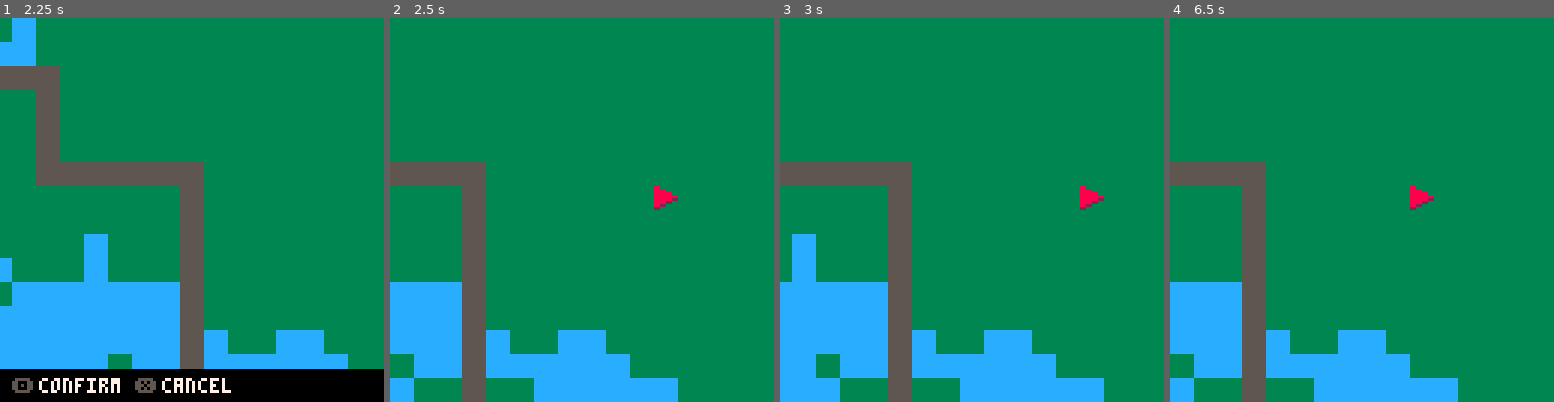
Above: before the commit, frames 1-4 (left to right).
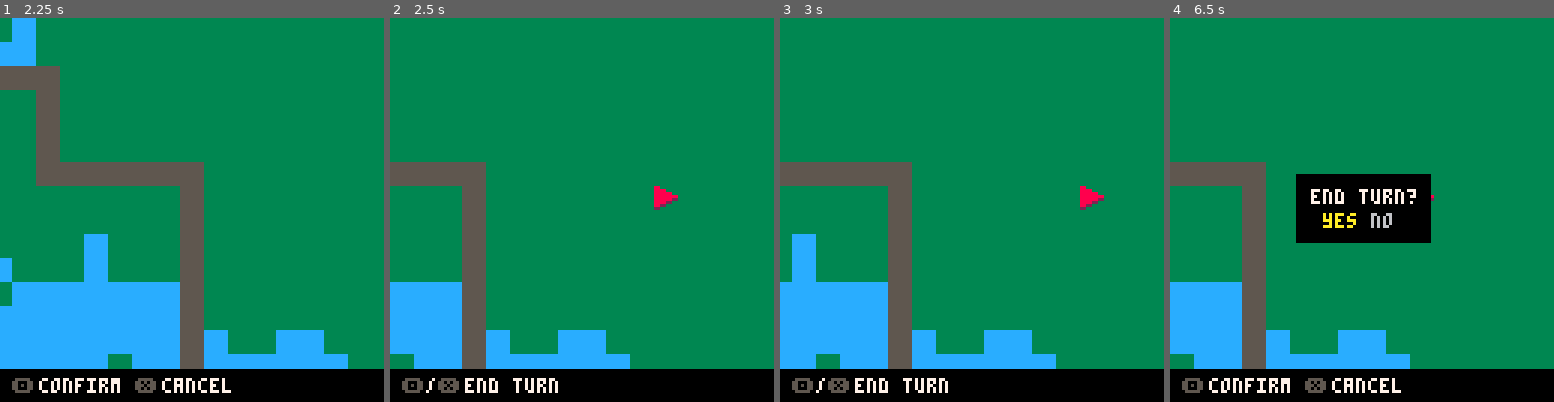
Above: after the commit, the same moments.

Repository: chrisallenlane/balance-of-power
Game: PICO-8 cartridge balance-of-power.p8
The game is run twice, just before and just after one commit, with the same random seed, the same clock (stepped at 60 frames per second) and the same inputs.
Inputs:
- Up to frame 1 (2.25 s): tap X (X key) at 0.33, 1.07, 1.85 s; tap O (Z key) at 0.7, 1.7, 2.1 s; hold Right 1.6-2.1 s; hold Up from 2.15 s (still down)
- Up to frame 2 (2.5 s): release Up at 2.42 s; hold Right from 2.47 s (still down)
- Up to frame 3 (3 s): keep holding Right; tap O (Z key) at 2.5, 2.9 s; tap X (X key) at 2.97 s
- Up to frame 4 (6.5 s): release Right at 3.03 s; hold Left 3.08-3.58 s; tap O (Z key) every 0.4 s from 3.3 to 6.1 s; hold Down 3.63-3.97 s; hold Right 4.02-4.68 s; tap X (X key) at 4.08, 5.2, 6.32 s; hold Up 4.73-5.03 s; hold Left 5.08-5.68 s; hold Down 5.73-6.03 s; hold Right from 6.08 s (still down)

Frame 1 is identical in both runs. In frame 2, 8.6% of the frame differs, in the area x 0-100%, y 91-100%; in frame 3, 8.6%; in frame 4, 15%, in the area x 0-100%, y 40-100%.

Commit message:
refactor(Camera): refactor out globals
Remove references to global variables within `Camera` table.

Diff:
--- a/src/camera.lua
+++ b/src/camera.lua
@@ -2,34 +2,22 @@
 Camera = {ready = false, cell = {x = 0, y = 0}, px = {x = 0, y = 0}}
 
 -- update camera state
-function Camera:update()
-    -- TODO: get rid of this
-    self.ready = false
-
-    -- TODO: externalize this
-    -- prevent the camera from moving immediately if a unit has just moved
-    if Units.delay > 0 then
-        Units.delay = Units.delay - 1
-        return
-    end
-
+function Camera:update(cur, map)
     -- assume that the camera is ready
+    -- TODO: refactor away self.ready
     self.ready = true
 
     -- track camera position as cell coordinates, and compare those coordinates
     -- to the cursor and screen position.
-    local cur = Cursor
-
-    -- TODO: do we even need to track the camera's cell coordinates?
     -- right/left
-    if cur.cell.x - self.cell.x > 11 and self.cell.x < Map.current.cell.w - 16 then
+    if cur.cell.x - self.cell.x > 11 and self.cell.x < map.cell.w - 16 then
         self.cell.x = self.cell.x + 1
     elseif self.cell.x > 0 and cur.cell.x - self.cell.x < 4 then
         self.cell.x = self.cell.x - 1
     end
 
     -- down/up
-    if cur.cell.y - self.cell.y > 11 and self.cell.y < Map.current.cell.h - 16 then
+    if cur.cell.y - self.cell.y > 11 and self.cell.y < map.cell.h - 16 then
         self.cell.y = self.cell.y + 1
     elseif self.cell.y > 0 and cur.cell.y - self.cell.y < 4 then
         self.cell.y = self.cell.y - 1
--- a/src/screen-battle.lua
+++ b/src/screen-battle.lua
@@ -1,7 +1,13 @@
 -- update the battle screen
 function Screens.battle.update()
     -- only move the camera if units have finished moving
-    if Units.ready then Camera:update() end
+    if Units.ready then
+        if Units.delay > 0 then
+            Units.delay = Units.delay - 1
+        else
+            Camera:update(Cursor, Map.current)
+        end
+    end
 
     -- determine if the map has been cleared
     -- TODO: handle 2-player games
